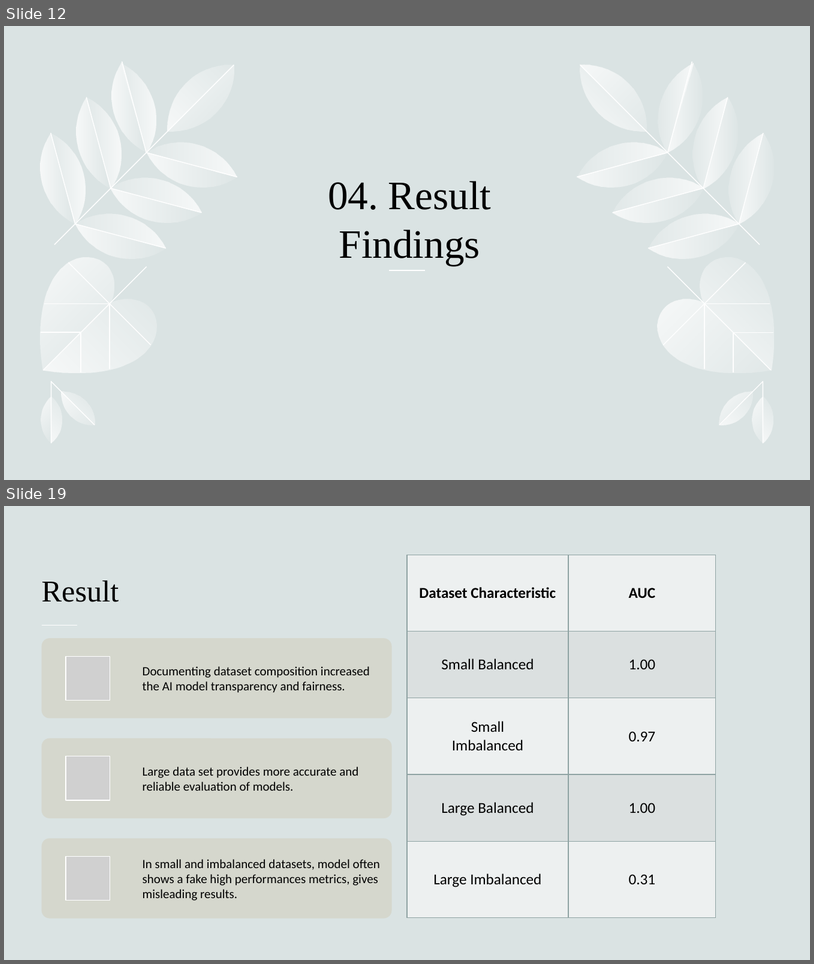
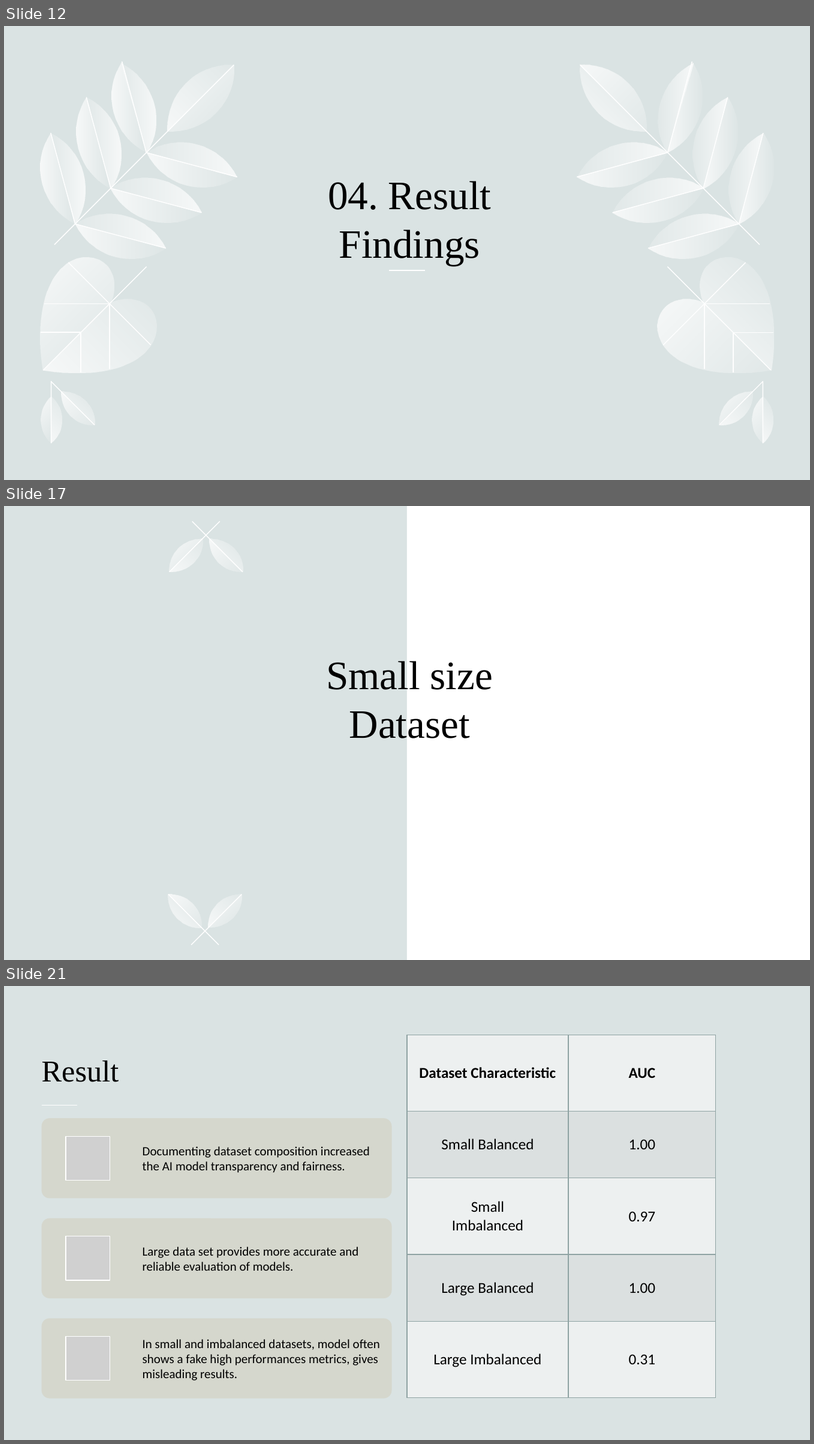
Before and after one commit to hennypurwadi/Imbalanced-or-Balanced-Dataset-Composition, a slide deck: 202370140_XAI_Presentation_1.pptx. Shown one above the other, each under a label of ours: slides 12 and 19 before the commit, slides 12, 17 and 21 after it; the slides between them are not shown. The pictures are 814x964 and 814x1444 pixels, drawn with LibreOffice and Linux fonts; fonts in the diff are those of the drawing; grey boxes stand for pictures. Boxes give left, top, right and bottom in pixels: in the first picture for what was removed or moved away, otherwise in the second. Text is boxed around its words. In the diff, an @@ line names an element or a change of style, - is before the commit and + after.

```diff
--- a/202370140_XAI_Presentation_1.pptx
+++ b/202370140_XAI_Presentation_1.pptx
@@ slide 17 added at [4,506,810,960], background #DAE3E3; not listed: 1 template element that a slide beside it also shows @@
@@ group added at [162,521,250,580]: 4 freeform shapes, 2 lines @@
@@ title added at [326,661,493,738], 48 pt, text #000000 @@
+Small size Dataset
@@ group added at [161,887,249,945]: 4 freeform shapes, 2 lines @@
@@ what was slide 19 is now slide 21 @@
```
Also in this commit, not shown: 9 slides changed, 2 other slides added, 1 slide removed, 1 other file.
